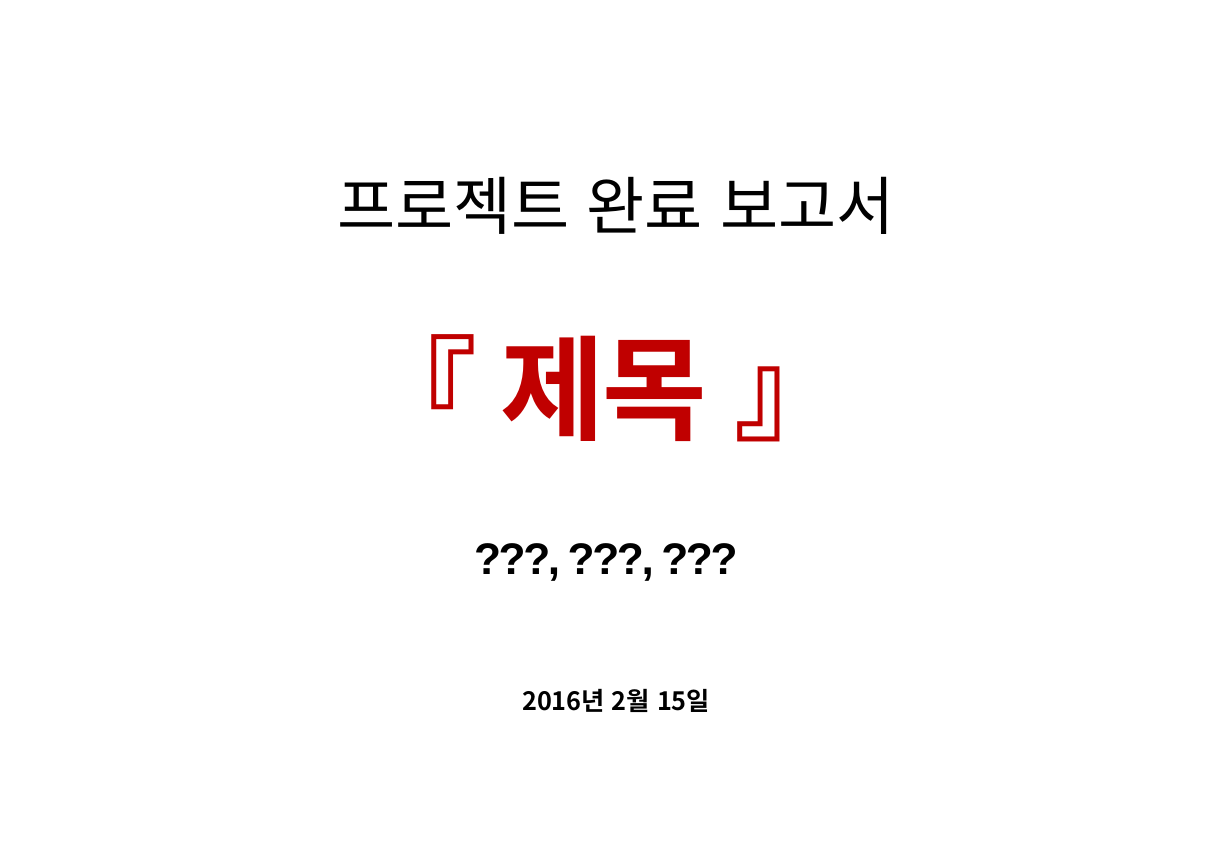
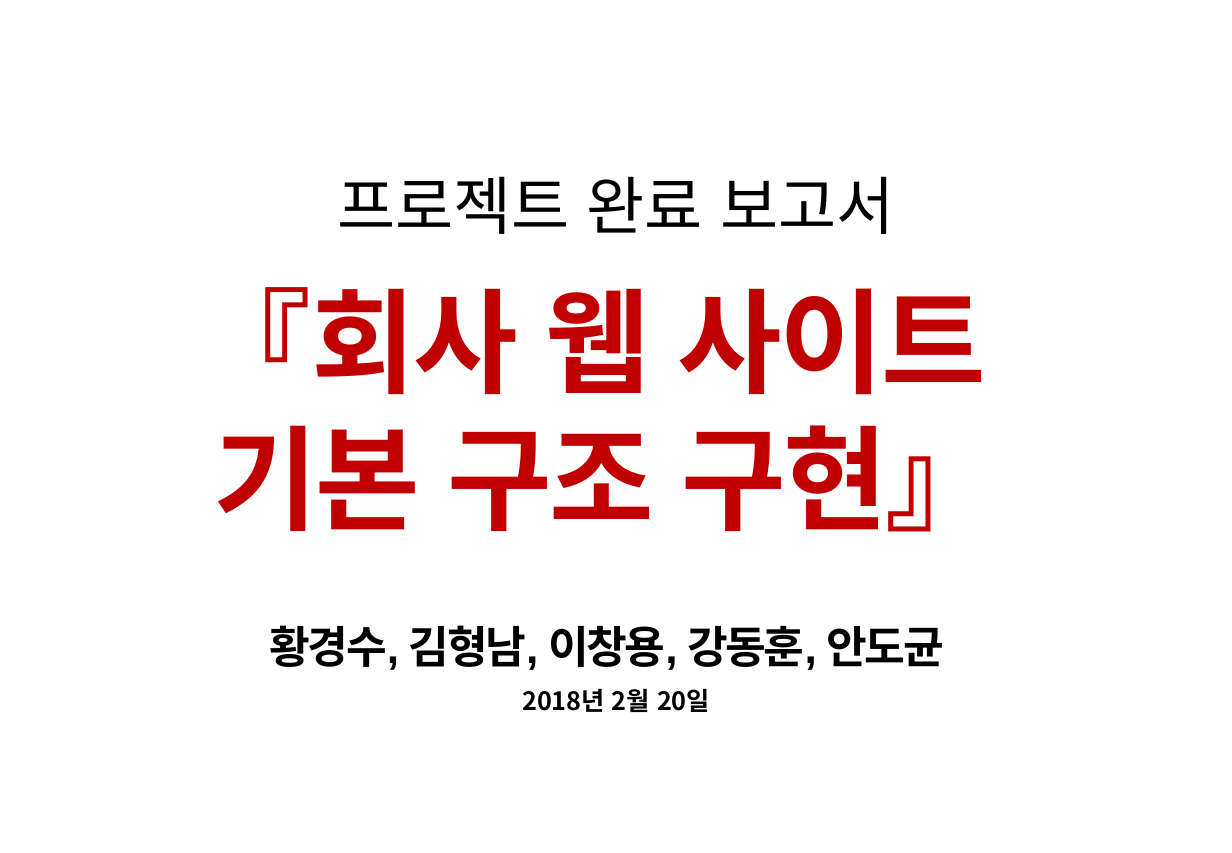
Before and after one commit to kshwang/javapj, a slide deck: slide 1 of 웹1팀_프로젝트_화면설계서.pptx. Drawn at 1232x853 pixels with LibreOffice and Linux fonts; fonts in the diff are those of the drawing. Boxes give left, top, right and bottom in pixels: in the first picture for what was removed or moved away, otherwise in the second. Text is boxed around its words. In the diff, an @@ line names an element or a change of style, - is before the commit and + after.

```diff
--- a/웹1팀_프로젝트_화면설계서.pptx
+++ b/웹1팀_프로젝트_화면설계서.pptx
@@ text at (198, 287, 1000, 670): text changed @@
-『 제목 』
-???, ???, ???
+『회사 웹 사이트
+기본 구조 구현』
+황경수, 김형남, 이창용, 강동훈, 안도균
@@ text at (522, 688, 710, 712): text changed @@
-2016년 2월 15일
+2018년 2월 20일
```
Also in this commit, not shown: 13 other slides changed, 5 slides added, 8 slides removed.
